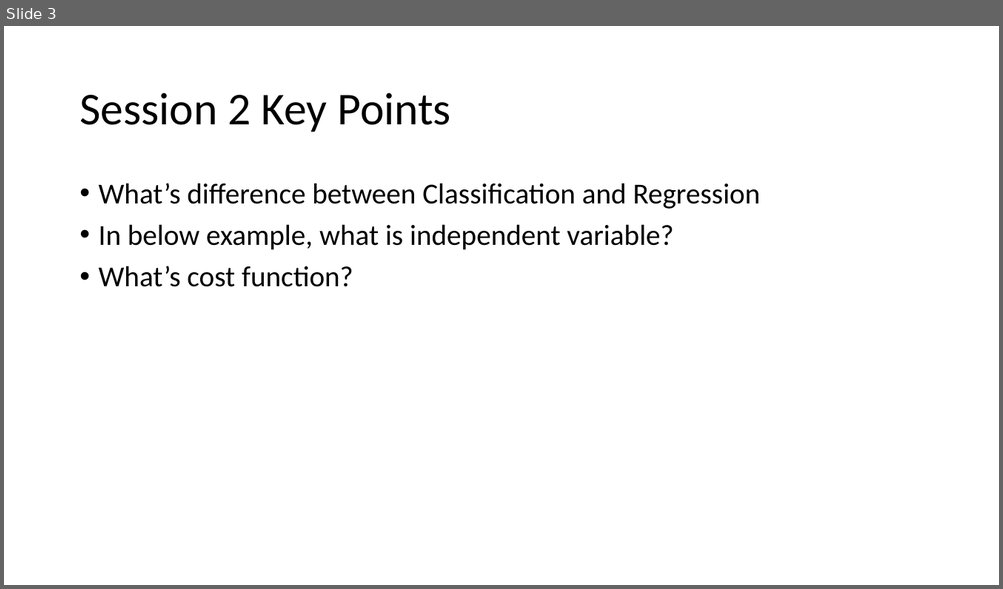
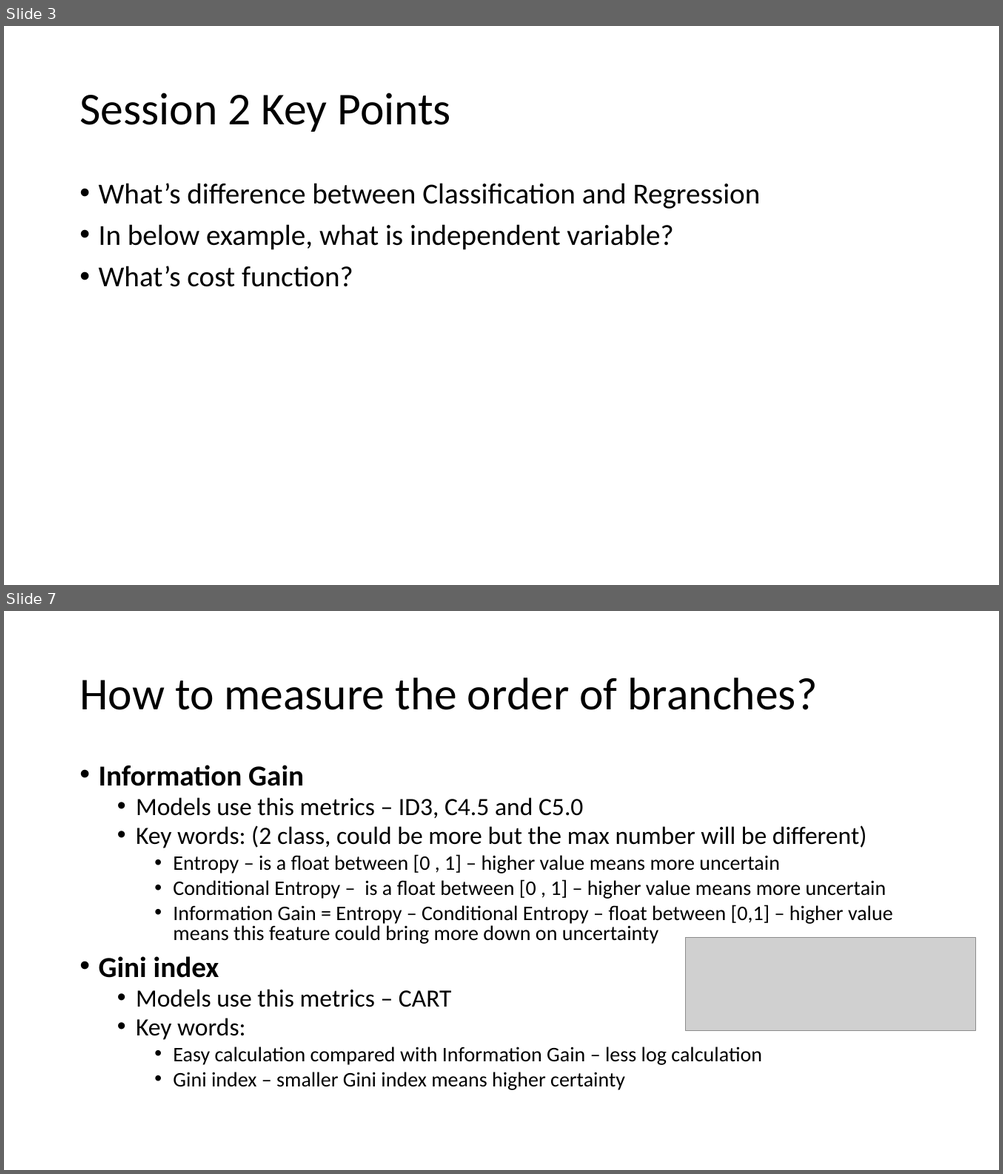
Before and after one commit to sijiali57/Machine_Learning_101, a slide deck: 3_Suervised_Learning_Decision_Tree/3_Supervised_Learning_Decision_Tree.pptx. Shown one above the other, each under a label of ours: slide 3 before the commit, slides 3 and 7 after it; the slides between them are not shown. The pictures are 1003x589 and 1003x1174 pixels, drawn with LibreOffice and Linux fonts; fonts in the diff are those of the drawing; grey boxes stand for pictures. Boxes give left, top, right and bottom in pixels: in the first picture for what was removed or moved away, otherwise in the second. Text is boxed around its words. In the diff, an @@ line names an element or a change of style, - is before the commit and + after.

```diff
--- a/3_Suervised_Learning_Decision_Tree/3_Supervised_Learning_Decision_Tree.pptx
+++ b/3_Suervised_Learning_Decision_Tree/3_Supervised_Learning_Decision_Tree.pptx
@@ slide 7 added at (4,611,999,1170), background #FFFFFF @@
@@ title added at (79,678,817,710), 44 pt, text #000000 @@
+How to measure the order of branches?
@@ text added at (99,765,893,1091), 20 pt, text #000000 @@
+• Information Gain
+  • Models use this metrics – ID3, C4.5 and C5.0
+  • Key words: (2 class, could be more but the max number will be different)
+    • Entropy – is a float between [0 , 1] – higher value means more uncertain
+    • Conditional Entropy – is a float between [0 , 1] – higher value means more uncertain
+    • Information Gain = Entropy – Conditional Entropy – float between [0,1] – higher value means this feature could bring more down on uncertainty
+• Gini index
+  • Models use this metrics – CART
+  • Key words:
+    • Easy calculation compared with Information Gain – less log calculation
+    • Gini index – smaller Gini index means higher certainty
@@ picture added at (686,938,976,1031) @@
```
Also in this commit, not shown: 4 other slides added, 9 other files.
